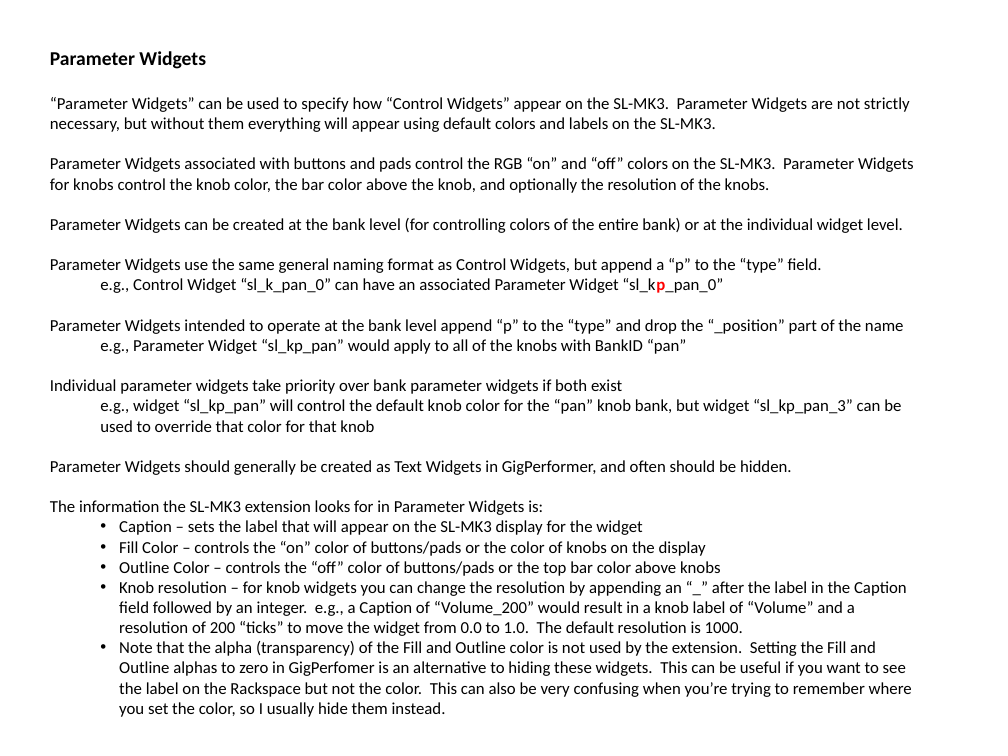
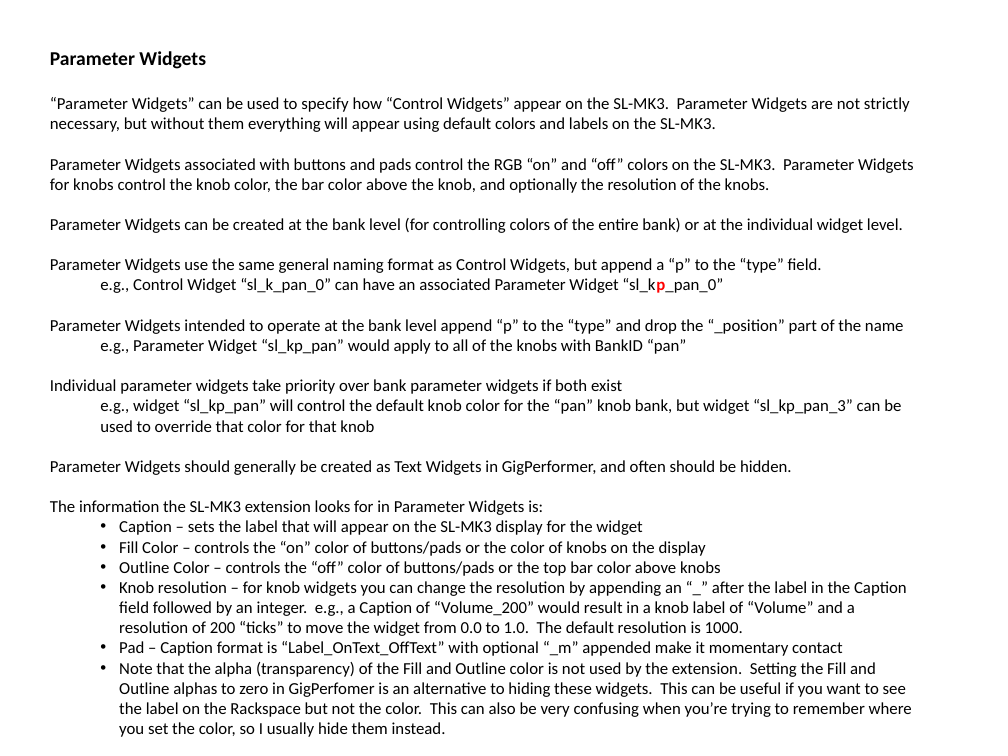
Before and after one commit to WidnerM/GP-SL-MK3, a slide deck: slide 4 of SL-MK3 Extension.pptx. Drawn at 1008x756 pixels with LibreOffice and Linux fonts; fonts in the diff are those of the drawing. Boxes give left, top, right and bottom in pixels: in the first picture for what was removed or moved away, otherwise in the second. Text is boxed around its words. In the diff, an @@ line names an element or a change of style, - is before the commit and + after.

Commit message:
Allow momentary contact setting for pads

```diff
--- a/SL-MK3 Extension.pptx
+++ b/SL-MK3 Extension.pptx
@@ text at [119,641,843,656]: paragraph added @@
+  • Pad – Caption format is “Label_OnText_OffText” with optional “_m” appended make it momentary contact
```
Also in this commit, not shown: 3 other files.
